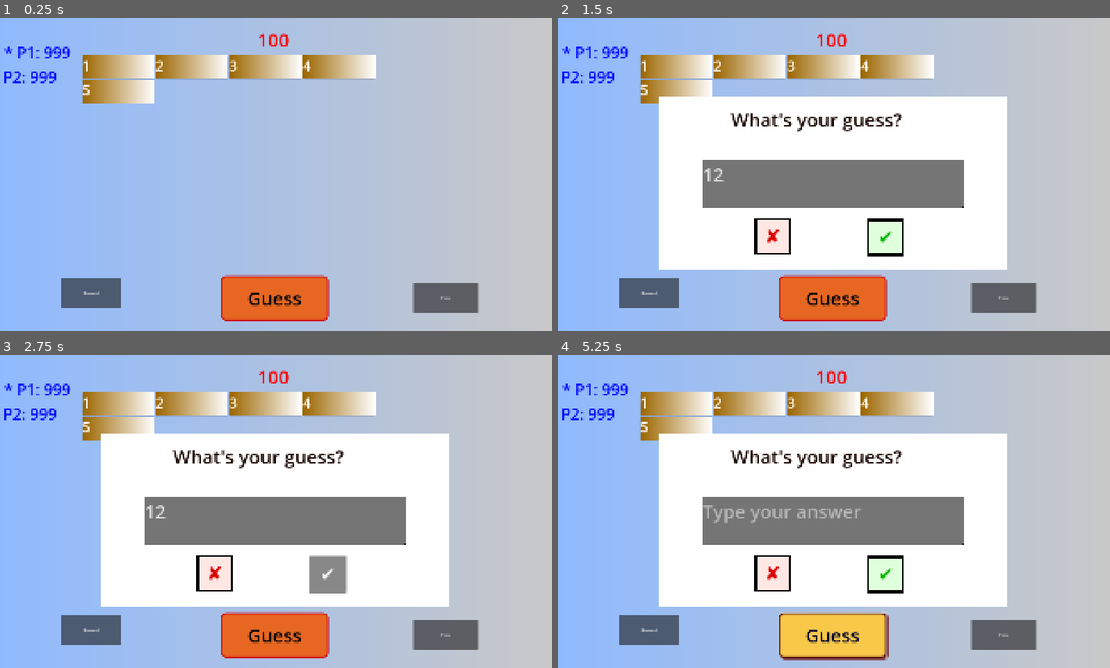
Above: before the commit, frames 1-4 (two rows, left to right).
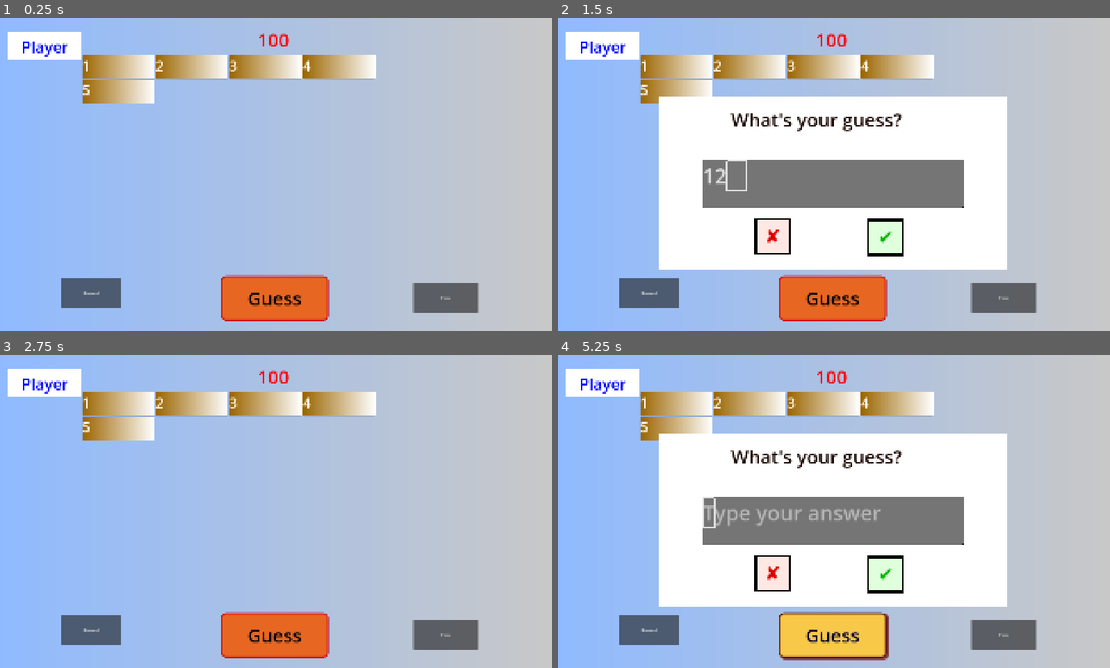
Above: after the commit, the same moments.

Repository: nerraf-dev/nutcase-knockoff
Game: Godot game, scene res://scenes/screens/MainGame.tscn
The game is run twice, just before and just after one commit, with the same random seed, the same clock (stepped at 60 frames per second) and the same inputs. The project has no main scene, so this scene is started directly.
Inputs (mouse positions are in pixels of both pictures, inside the frame that each line leads up to):
- Up to frame 1 (0.25 s): no input
- Up to frame 2 (1.5 s): click "Guess" at 0.5 s; click (834, 183) at 1.27 s; type "12" at 1.35 s
- Up to frame 3 (2.75 s): click "✔" at 2 s
- Up to frame 4 (5.25 s): click (773, 574) at 2.75 s, where only the run before the commit has a clickable "✘"; click "Reveal" at 3.5 s; click "Pass" at 4.25 s; click "Guess" at 5 s

The runs differ from the first frame. In frame 1, 1.3% of the frame differs, in the area x 0-15%, y 4-21%; in frame 2, 1.5%; in frame 3, 36%, in the area x 0-82%, y 4-81%; in frame 4, 2.3%.

Commit message:
Enhance AnswerModal functionality and UI; implement player management features in MainGame

Diff:
--- a/nutcase-knockoff/scenes/components/answer_modal.gd
+++ b/nutcase-knockoff/scenes/components/answer_modal.gd
@@ -8,20 +8,24 @@
 signal cancelled
 
 func _ready() -> void:
-    submit_button.pressed.connect(_on_submit_pressed)
-    cancel.pressed.connect(_on_cancel_pressed)
+	submit_button.pressed.connect(_on_submit_pressed)
+	cancel.pressed.connect(_on_cancel_pressed)
+	answer_text.grab_focus()
 
 func _on_submit_pressed() -> void:
-    var answer = answer_text.text.strip_edges()
-    if answer != "":
-        print("Answer submitted: %s" % answer)
-        answer_submitted.emit(answer)
+	var answer = answer_text.text.strip_edges()
+	if answer != "":
+		print("Answer submitted: %s" % answer)
+		answer_submitted.emit(answer)
+		queue_free()
+		return
+	print("No answer entered; submission ignored.")
 
 func _on_cancel_pressed() -> void:
-    print("Answer submission canceled.")
-    cancelled.emit()
-    queue_free()
+	print("Answer submission canceled.")
+	cancelled.emit()
+	queue_free()
 
 func _input(event):
-    if event is InputEventKey and event.pressed and event.keycode == KEY_ESCAPE:
-        _on_cancel_pressed()
+	if event is InputEventKey and event.pressed and event.keycode == KEY_ESCAPE:
+		_on_cancel_pressed()
--- a/nutcase-knockoff/scenes/components/answer_modal.tscn
+++ b/nutcase-knockoff/scenes/components/answer_modal.tscn
@@ -9,6 +9,9 @@
 font_color = Color(0.0980392, 0.0235294, 0, 1)
 
 [sub_resource type="FontFile" id="FontFile_u0fgr"]
+subpixel_positioning = 0
+msdf_pixel_range = 14
+msdf_size = 128
 cache/0/16/0/ascent = 0.0
 cache/0/16/0/descent = 0.0
 cache/0/16/0/underline_position = 0.0
@@ -53,8 +56,10 @@
 offset_right = 1413.0
 offset_bottom = 654.0
 theme = SubResource("Theme_116xu")
-theme_override_font_sizes/font_size = 64
+theme_override_font_sizes/font_size = 72
 placeholder_text = "Type your answer"
+caret_type = 1
+caret_blink = true
 
 [node name="Label" type="Label" parent="."]
 offset_left = 611.0
--- /dev/null
+++ b/nutcase-knockoff/scenes/components/player_badge.tscn
@@ -0,0 +1,20 @@
+[gd_scene load_steps=2 format=3 uid="uid://cfn3vsea2v03b"]
+
+[sub_resource type="LabelSettings" id="LabelSettings_1252w"]
+font_size = 54
+font_color = Color(0, 0.0313726, 1, 1)
+
+[node name="PlayerBadge" type="Node2D"]
+
+[node name="ColorRect" type="ColorRect" parent="."]
+offset_right = 256.0
+offset_bottom = 96.0
+
+[node name="P1" type="Label" parent="."]
+offset_left = 9.0
+offset_top = 12.0
+offset_right = 249.0
+offset_bottom = 86.0
+text = "Player"
+label_settings = SubResource("LabelSettings_1252w")
+horizontal_alignment = 1
--- a/nutcase-knockoff/scenes/screens/MainGame.tscn
+++ b/nutcase-knockoff/scenes/screens/MainGame.tscn
@@ -1,7 +1,8 @@
-[gd_scene load_steps=7 format=3 uid="uid://dl00hth5lbomp"]
+[gd_scene load_steps=8 format=3 uid="uid://dl00hth5lbomp"]
 
 [ext_resource type="Script" uid="uid://bvmfv62q8ittl" path="res://scenes/screens/main_game.gd" id="1_8dokk"]
 [ext_resource type="Theme" uid="uid://b1vdv74xd0icc" path="res://resources/guess_button.tres" id="2_i3a2a"]
+[ext_resource type="PackedScene" uid="uid://cfn3vsea2v03b" path="res://scenes/components/player_badge.tscn" id="3_ms0ej"]
 
 [sub_resource type="Gradient" id="Gradient_i3a2a"]
 colors = PackedColorArray(0.564706, 0.733333, 1, 1, 0.785641, 0.785641, 0.785641, 1)
@@ -35,6 +36,7 @@
 offset_bottom = 40.0
 
 [node name="GuessBtn" type="Button" parent="HUD"]
+layout_mode = 0
 offset_left = 776.0
 offset_top = 888.0
 offset_right = 1147.0
@@ -44,6 +46,7 @@
 text = "Guess"
 
 [node name="RevealBtn" type="Button" parent="HUD"]
+layout_mode = 0
 offset_left = 224.0
 offset_top = 896.0
 offset_right = 432.0
@@ -51,6 +54,7 @@
 text = "Reveal"
 
 [node name="PassBtn" type="Button" parent="HUD"]
+layout_mode = 0
 offset_left = 1440.0
 offset_top = 912.0
 offset_right = 1664.0
@@ -66,21 +70,25 @@
 text = "99999"
 label_settings = SubResource("LabelSettings_42wtb")
 
-[node name="Node" type="Node" parent="HUD"]
+[node name="PlayerGrid" type="GridContainer" parent="HUD"]
+layout_mode = 0
+offset_left = 32.0
+offset_top = 40.0
+offset_right = 32.0
+offset_bottom = 40.0
 
-[node name="P1" type="Label" parent="HUD/Node"]
-offset_left = 28.0
-offset_top = 79.0
-offset_right = 214.0
-offset_bottom = 153.0
+[node name="PlayerBadge" parent="HUD/PlayerGrid" instance=ExtResource("3_ms0ej")]
+position = Vector2(8, 8)
+
+[node name="P1" type="Label" parent="HUD/PlayerGrid"]
+visible = false
+layout_mode = 2
 text = "* P1: 999"
 label_settings = SubResource("LabelSettings_i3a2a")
 
-[node name="P2" type="Label" parent="HUD/Node"]
-offset_left = 24.0
-offset_top = 164.0
-offset_right = 210.0
-offset_bottom = 238.0
+[node name="P2" type="Label" parent="HUD/PlayerGrid"]
+visible = false
+layout_mode = 2
 text = "P2: 999"
 label_settings = SubResource("LabelSettings_i3a2a")
 
--- a/nutcase-knockoff/scenes/screens/main_game.gd
+++ b/nutcase-knockoff/scenes/screens/main_game.gd
@@ -15,12 +15,24 @@
 	"hard": 2.0
 }
 
+
 var current_pot = 100.0
 var minimum_pot = 10.0
 var pot_per_word = 0.0
 var all_questions: Array[Question] = []
+var current_question: Question = null
 
 func _ready() -> void:
+	print("MainGame scene ready")
+	# Add some test players
+	PlayerManager.add_player("Alice")
+	PlayerManager.add_player("Bob")
+	PlayerManager.add_player("Charlie")
+	PlayerManager.add_player("Diana")
+	# Print current players
+	for p in PlayerManager.players:
+		print("Player: %s (ID: %s)" % [p.name, p.id])
+	print("Starting player turn: %s" % PlayerManager.get_current_player().name)
 	# Load questions from JSON
 	all_questions = QuestionLoaderResource.load_questions_from_file("res://data/questions.json")
 	guess_btn.pressed.connect(_on_guess_btn_pressed)
@@ -28,6 +40,7 @@
 	# Get a random question and spawn it
 	var random_question = QuestionLoaderResource.get_random_question(all_questions)
 	if random_question:
+		current_question = random_question
 		spawn_question(random_question)
 		update_pot_display()
 	else:
@@ -72,6 +85,10 @@
 		current_pot = minimum_pot
 	update_pot_display()
 	print("Word revealed! Pot now: %d (min: %d)" % [int(current_pot), int(minimum_pot)])
+	# Next player
+	PlayerManager.next_turn()
+	print("Next turn: %s" % PlayerManager.get_current_player().name)
+
 
 # Update the score on the screen
 func update_pot_display():
@@ -88,6 +105,16 @@
 func _on_answer_submitted(answer_text: String) -> void:
 	print("Player submitted answer: %s" % answer_text)
 	# Here you would check the answer and award points if correct
+	if answer_text.strip_edges().to_lower() == current_question.answer.strip_edges().to_lower():
+		print("CORRECT ANSWER!")
+		# Award points to current player
+		var current_player = PlayerManager.get_current_player()
+		if current_player:
+			PlayerManager.award_points(current_player, int(current_pot))
+		else:
+			print("No current player to award points to.")
+	else:
+		print("WRONG ANSWER. The correct answer was: %s" % current_question.answer)
 
 func _on_answer_cancelled() -> void:
 	print("Player cancelled the answer submission.")
Not shown, changed: nutshell-knockoff-docs/01-design/The Game.md
